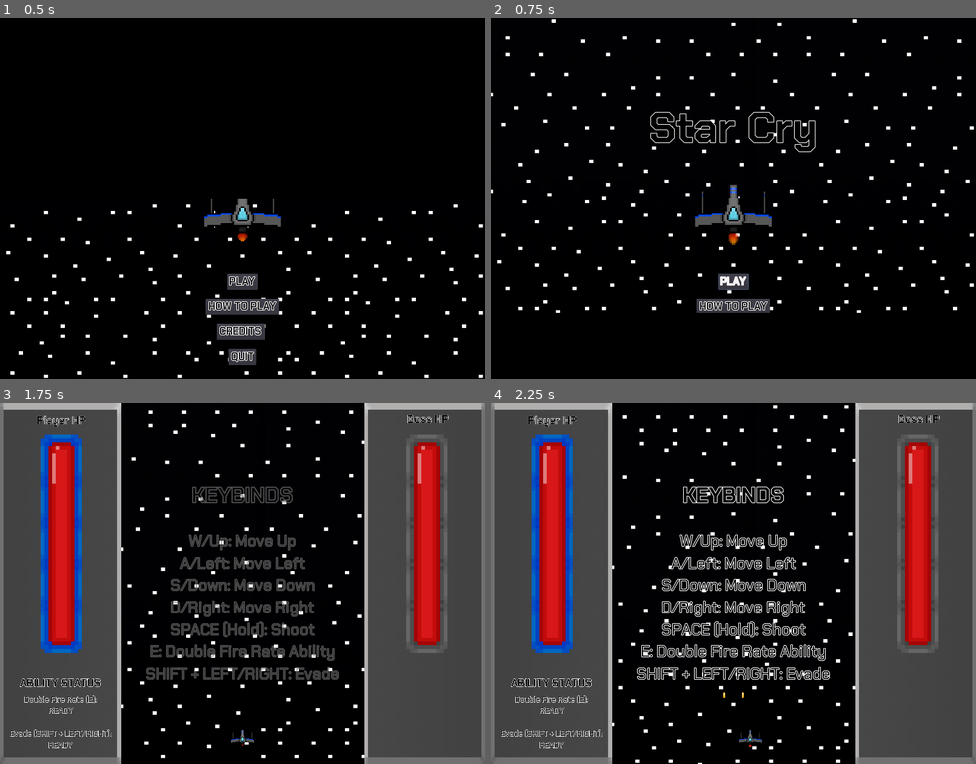
Above: before the commit, frames 1-4 (two rows, left to right).
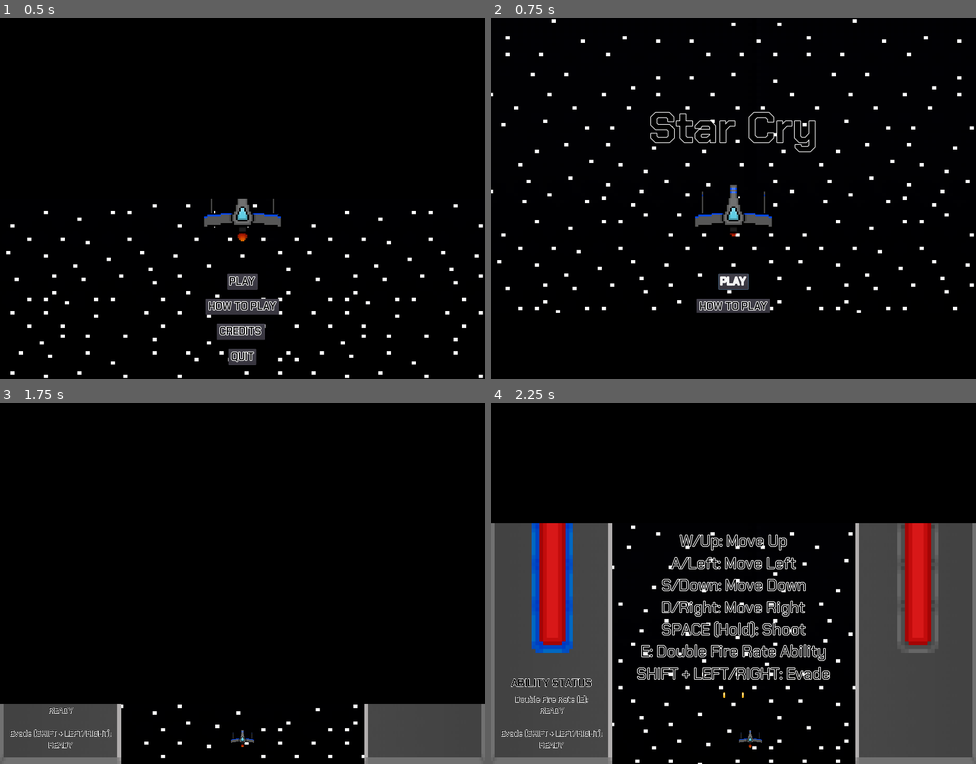
Above: after the commit, the same moments.

Repository: Cecilist/Final-BossFightBulletShooter
Game: Godot game, scene res://Menu/MainMenu.tscn
Two runs of this game, one before a commit and one after it. Both use one fixed random seed, a clock stepped at 60 frames per second and the inputs below.
Inputs:
- Up to frame 1 (0.5 s): no input
- Up to frame 2 (0.75 s): click "PLAY" at 0.5 s
- Up to frame 3 (1.75 s): click "PLAY" at 1.25 s
- Up to frame 4 (2.25 s): tap Enter (play_game) at 2 s; hold D (move_right) from 2.03 s (still down); hold Space (shoot) from 2.03 s (still down)

Frame 1 is identical in both runs. In frame 2, less than 0.1% of the frame differs, in the area x 49-51%, y 60-63%; in frame 3, 46%, in the area x 0-100%, y 0-96%; in frame 4, 17%.

Commit message:
Add end screen transitions

Diff:
--- a/project/Level/Level.gd
+++ b/project/Level/Level.gd
@@ -10,6 +10,7 @@
 
 var _unpause_time_remaining := "3"
 var _previous_player_health: float = 100.0
+var _button_pressed := ""
 
 
 func _ready():
@@ -27,33 +28,29 @@
 			_unpause_game()
 
 	# Allows the player to use keybinds to interact with the pause menu
-	if is_paused == true:
+	if is_paused == true and $Overlay/Transition.input_locked == false:
 		if Input.is_action_just_pressed("previous_menu"):
 			_on_InGameToMenuButton_pressed()
-		if Input.is_action_just_pressed("to_next_screen"):
-			_on_InGameRestartButton_pressed()
 		if Input.is_action_just_pressed("quit_game"):
 			_on_InGameQuitButton_pressed()
 
 
 func _process(_delta):
-	# Checks the player's health and displays it on the player's health bar
-	if is_won_game == true or is_game_over == true:
-		_pause_game()
-
 	if (is_paused == true and is_unpaused == true) and (is_won_game == false and is_game_over == false):
 		_show_unpause_timer()
 
-	if $Player.player_hit == true:
+	if $Player.player_hit == true and (is_won_game == false and is_game_over == false):
 		$AnimationPlayer.play("WhiteFlash")
 
+	# Checks the player's health and displays it on the player's health bar
 	$Overlay/HUD/PlayerHUD/PlayerHealth.scale.x = 2.25 * $Player.player_health_percent
-	if $Player.player_health_percent == 0:
+	if $Player.player_health_percent == 0 and _button_pressed == "":
 		$Player.player_death()
 		show_game_over()
 
+	# Checks the boss's health and displays it on the player's health bar
 	$Overlay/HUD/BossHUD/BossHealth.scale.x = 2.25 * $Boss.boss_health_percent
-	if $Boss.boss_health_percent == 0:
+	if $Boss.boss_health_percent == 0 and _button_pressed == "":
 		show_won_game()
 
 	$Overlay/HUD/PlayerHUD/FireRateStatusLabel.text = $Player.fire_rate_cooldown
@@ -66,6 +63,9 @@
 		$Player.position.x = 1
 	if $Player.position.x > 719:
 		$Player.position.x = 718
+
+	if $Overlay/Transition.can_switch_scene == true:
+		_new_scene()
 
 
 func _pause_game():
@@ -110,27 +110,33 @@
 	$Overlay/UnpauseLabel.text = _unpause_time_remaining
 
 
+func _new_scene():
+	if _button_pressed == "menu":
+		var _ignored := get_tree().change_scene("res:///Menu/MainMenu.tscn")
+	elif _button_pressed == "quit":
+		get_tree().quit()
+
+
 func _on_InGameResumeButton_pressed():
 	_unpause_game()
 
 
-func _on_InGameRestartButton_pressed():
-	if is_paused == true:
-		var _ignored := get_tree().change_scene("res:///Level/Level.tscn")
-		get_tree().paused = false
-		is_paused = false
-
-
 func _on_InGameToMenuButton_pressed():
 	if is_paused == true:
-		var _ignored := get_tree().change_scene("res:///Menu/MainMenu.tscn")
 		get_tree().paused = false
-		is_paused = false
+		$Overlay/PauseMenu.visible = false
+		_button_pressed = "menu"
+		$Overlay/Transition.show_rect()
+		$Overlay/Transition.fade_out()
 
 
 func _on_InGameQuitButton_pressed():
 	if is_paused == true:
-		get_tree().quit()
+		get_tree().paused = false
+		$Overlay/PauseMenu.visible = false
+		_button_pressed = "quit"
+		$Overlay/Transition.show_rect()
+		$Overlay/Transition.fade_out()
 
 
 func _on_UnpauseTimer_timeout():
@@ -139,23 +145,25 @@
 	$Overlay/UnpauseLabel.visible = false
 
 
-func _on_ReplayButton_pressed():
-	if is_won_game == true || is_game_over == true:
-		queue_free()
-		var _ignored := get_tree().reload_current_scene()
-
-
 func _on_ToMenuButton_pressed():
 	if is_won_game == true || is_game_over == true:
-		var _ignored = get_tree().change_scene("res:///Menu/MainMenu.tscn")
+		get_tree().paused = false
+		$Overlay/PauseMenu.visible = false
+		_button_pressed = "menu"
 		is_paused = false
 		is_won_game = false
 		is_game_over = false
+		$Overlay/Transition.show_rect()
+		$Overlay/Transition.fade_out()
 
 
 func _on_QuitButton_pressed():
 	if is_won_game == true || is_game_over == true:
-		get_tree().quit()
+		get_tree().paused = false
+		$Overlay/PauseMenu.visible = false
+		_button_pressed = "quit"
+		$Overlay/Transition.show_rect()
+		$Overlay/Transition.fade_out()
 
 
 func _on_BulletDespawnPoint_area_entered(area):
--- a/project/Level/Level.tscn
+++ b/project/Level/Level.tscn
@@ -42,9 +42,9 @@
 font_data = ExtResource( 4 )
 
 [sub_resource type="DynamicFont" id=8]
-size = 32
-outline_size = 2
-font_data = ExtResource( 4 )
+size = 128
+outline_size = 2
+font_data = ExtResource( 3 )
 
 [sub_resource type="DynamicFont" id=9]
 size = 128
@@ -52,42 +52,32 @@
 font_data = ExtResource( 3 )
 
 [sub_resource type="DynamicFont" id=10]
+size = 32
+outline_size = 2
+font_data = ExtResource( 4 )
+
+[sub_resource type="DynamicFont" id=11]
+size = 32
+outline_size = 2
+font_data = ExtResource( 4 )
+
+[sub_resource type="DynamicFont" id=12]
+size = 32
+outline_size = 2
+font_data = ExtResource( 3 )
+
+[sub_resource type="DynamicFont" id=13]
 size = 128
 outline_size = 2
 font_data = ExtResource( 3 )
 
-[sub_resource type="DynamicFont" id=11]
-size = 32
-outline_size = 2
-font_data = ExtResource( 4 )
-
-[sub_resource type="DynamicFont" id=12]
-size = 32
-outline_size = 2
-font_data = ExtResource( 4 )
-
-[sub_resource type="DynamicFont" id=13]
-size = 32
-outline_size = 2
-font_data = ExtResource( 4 )
-
-[sub_resource type="DynamicFont" id=14]
-size = 32
-outline_size = 2
-font_data = ExtResource( 3 )
-
-[sub_resource type="DynamicFont" id=15]
-size = 128
-outline_size = 2
-font_data = ExtResource( 3 )
-
-[sub_resource type="RectangleShape2D" id=16]
+[sub_resource type="RectangleShape2D" id=14]
 extents = Vector2( 657.375, 10 )
 
-[sub_resource type="RectangleShape2D" id=17]
+[sub_resource type="RectangleShape2D" id=15]
 extents = Vector2( 18.1653, 624.438 )
 
-[sub_resource type="Animation" id=18]
+[sub_resource type="Animation" id=16]
 resource_name = "ShowKeybinds"
 length = 4.0
 tracks/0/type = "value"
@@ -131,12 +121,12 @@
 "values": [ Color( 1, 1, 1, 0 ), Color( 1, 1, 1, 0.203922 ), Color( 1, 1, 1, 0 ) ]
 }
 
+[sub_resource type="DynamicFont" id=18]
+size = 64
+outline_size = 2
+font_data = ExtResource( 3 )
+
 [sub_resource type="DynamicFont" id=19]
-size = 64
-outline_size = 2
-font_data = ExtResource( 3 )
-
-[sub_resource type="DynamicFont" id=20]
 size = 48
 outline_size = 2
 font_data = ExtResource( 8 )
@@ -225,23 +215,6 @@
 "_edit_use_anchors_": false
 }
 
-[node name="InGameRestartButton" type="Button" parent="Overlay/PauseMenu"]
-visible = false
-anchor_left = 0.5
-anchor_top = 0.5
-anchor_right = 0.5
-anchor_bottom = 0.5
-margin_left = -65.0
-margin_top = 225.0
-margin_right = 65.0
-margin_bottom = 273.0
-custom_fonts/font = SubResource( 6 )
-custom_colors/font_color = Color( 0, 0, 0, 1 )
-text = "REPLAY"
-__meta__ = {
-"_edit_use_anchors_": false
-}
-
 [node name="InGameToMenuButton" type="Button" parent="Overlay/PauseMenu"]
 anchor_left = 0.5
 anchor_top = 0.5
@@ -251,7 +224,7 @@
 margin_top = 300.0
 margin_right = 74.5
 margin_bottom = 348.0
-custom_fonts/font = SubResource( 7 )
+custom_fonts/font = SubResource( 6 )
 custom_colors/font_color = Color( 0, 0, 0, 1 )
 text = "TO MENU"
 __meta__ = {
@@ -267,7 +240,7 @@
 margin_top = 375.0
 margin_right = 41.5
 margin_bottom = 423.0
-custom_fonts/font = SubResource( 8 )
+custom_fonts/font = SubResource( 7 )
 custom_colors/font_color = Color( 0, 0, 0, 1 )
 text = "QUIT"
 __meta__ = {
@@ -345,24 +318,6 @@
 anchor_top = 0.5
 anchor_right = 0.5
 anchor_bottom = 0.5
-__meta__ = {
-"_edit_use_anchors_": false
-}
-
-[node name="ReplayButton" type="Button" parent="Overlay/EndButtons"]
-visible = false
-anchor_left = 0.5
-anchor_top = 0.5
-anchor_right = 0.5
-anchor_bottom = 0.5
-margin_left = -65.0
-margin_top = 225.0
-margin_right = 65.0
-margin_bottom = 273.0
-custom_fonts/font = SubResource( 11 )
-custom_colors/font_color = Color( 0, 0, 0, 1 )
-disabled = true
-text = "REPLAY"
 __meta__ = {
 "_edit_use_anchors_": false
 }
@@ -376,7 +331,7 @@
 margin_top = 300.0
 margin_right = 74.5
 margin_bottom = 348.0
-custom_fonts/font = SubResource( 12 )
+custom_fonts/font = SubResource( 10 )
 custom_colors/font_color = Color( 0, 0, 0, 1 )
 disabled = true
 text = "TO MENU"
@@ -393,7 +348,7 @@
 margin_top = 375.0
 margin_right = 41.5
 margin_bottom = 423.0
-custom_fonts/font = SubResource( 13 )
+custom_fonts/font = SubResource( 11 )
 custom_colors/font_color = Color( 0, 0, 0, 1 )
 disabled = true
 text = "QUIT"
@@ -407,7 +362,7 @@
 margin_top = -2.17839
 margin_right = 724.238
 margin_bottom = 57.8216
-custom_fonts/font = SubResource( 14 )
+custom_fonts/font = SubResource( 12 )
 custom_colors/font_color = Color( 0, 0, 0, 1 )
 text = "BossHealth"
 __meta__ = {
@@ -434,7 +389,6 @@
 }
 
 [node name="Transition" parent="Overlay" instance=ExtResource( 7 )]
-visible = false
 position = Vector2( 725, 540 )
 z_index = 5
 
@@ -520,10 +474,8 @@
 }
 
 [connection signal="pressed" from="Overlay/PauseMenu/InGameResumeButton" to="." method="_on_InGameResumeButton_pressed"]
-[connection signal="pressed" from="Overlay/PauseMenu/InGameRestartButton" to="." method="_on_InGameRestartButton_pressed"]
 [connection signal="pressed" from="Overlay/PauseMenu/InGameToMenuButton" to="." method="_on_InGameToMenuButton_pressed"]
 [connection signal="pressed" from="Overlay/PauseMenu/InGameQuitButton" to="." method="_on_InGameQuitButton_pressed"]
-[connection signal="pressed" from="Overlay/EndButtons/ReplayButton" to="." method="_on_ReplayButton_pressed"]
 [connection signal="pressed" from="Overlay/EndButtons/ToMenuButton" to="." method="_on_ToMenuButton_pressed"]
 [connection signal="pressed" from="Overlay/EndButtons/QuitButton" to="." method="_on_QuitButton_pressed"]
 [connection signal="timeout" from="Timers/UnpauseTimer" to="." method="_on_UnpauseTimer_timeout"]
--- a/project/Menu/MainMenu.tscn
+++ b/project/Menu/MainMenu.tscn
@@ -75,7 +75,7 @@
 scale = Vector2( 0.5, 0.5 )
 frames = SubResource( 2 )
 animation = "flying"
-frame = 3
+frame = 1
 playing = true
 
 [node name="TitleShipSprite" type="AnimatedSprite" parent="."]
--- a/project/Player/Player.gd
+++ b/project/Player/Player.gd
@@ -67,7 +67,7 @@
 			else:
 				_ship_velocity.x = player_movement_speed
 		if Input.is_action_pressed("shoot"):
-			if can_player_shoot == true:
+			if can_player_shoot == true and _remaining_player_health > 0:
 				shoot()
 		if Input.is_action_pressed("fire_rate_ability"):
 			if _is_fire_rate_ability_ready == true:
--- a/project/Player/Player.tscn
+++ b/project/Player/Player.tscn
@@ -94,7 +94,7 @@
 [node name="ExhaustSprite" type="AnimatedSprite" parent="."]
 frames = SubResource( 1 )
 animation = "flying"
-frame = 3
+frame = 2
 playing = true
 
 [node name="ShipSprite" type="AnimatedSprite" parent="."]
Not shown: 8 places in project/Level/Level.tscn that only renumber resources
Not shown, changed: README.md
